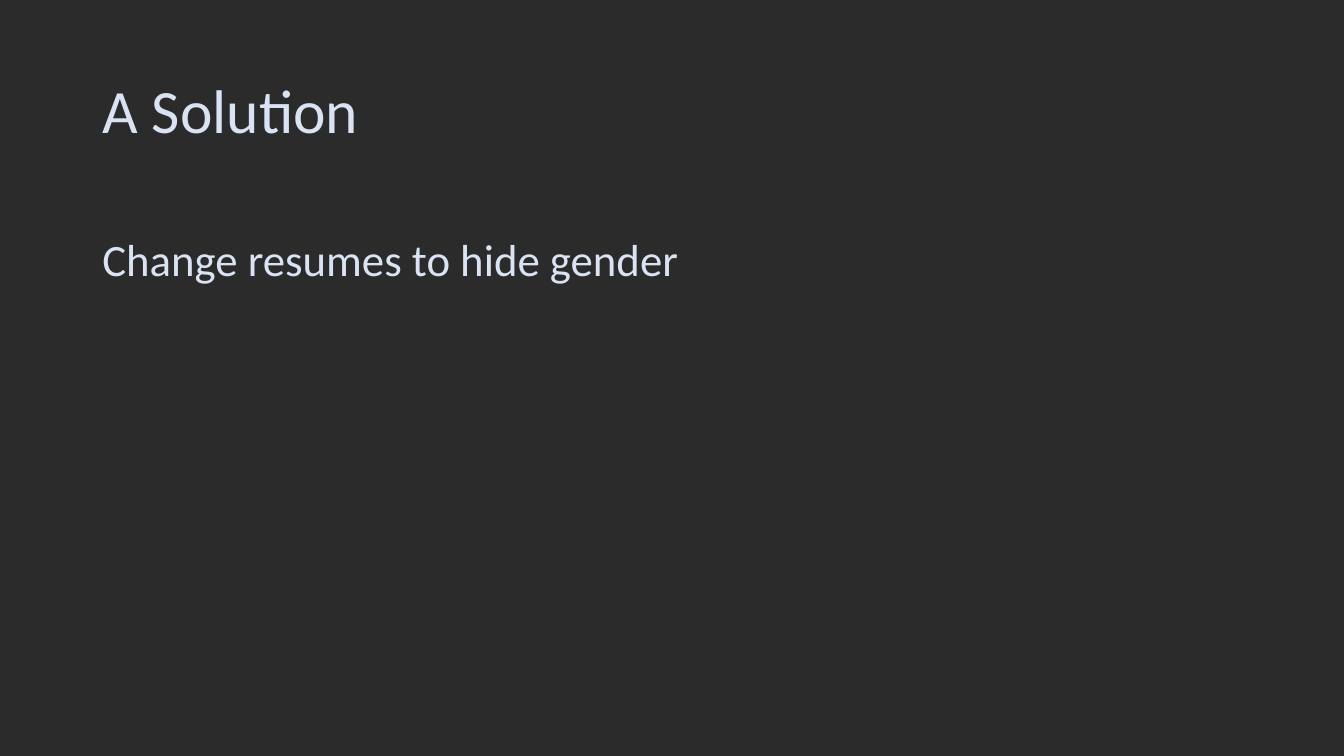
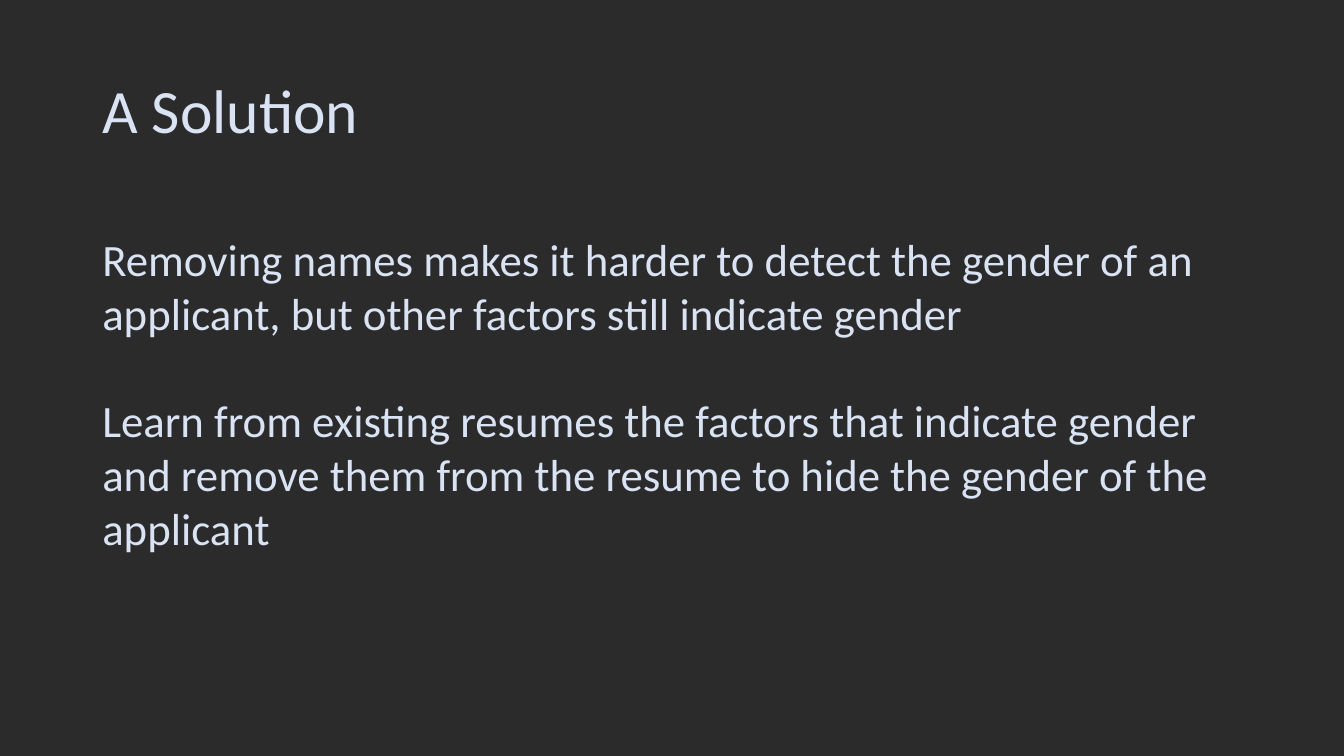
Before and after one commit to yurilavinas/ai_big_data_quantum_compution, a slide deck: slide 3 of DegenderisePresentation.pptx. Drawn at 1344x756 pixels with LibreOffice and Linux fonts; fonts in the diff are those of the drawing; background and template pictures are left out; a plain dark background stands for a picture behind light text. Boxes give left, top, right and bottom in pixels: in the first picture for what was removed or moved away, otherwise in the second. Text is boxed around its words. In the diff, an @@ line names an element or a change of style, - is before the commit and + after.

```diff
--- a/DegenderisePresentation.pptx
+++ b/DegenderisePresentation.pptx
@@ text at box(102, 245, 1208, 553): text changed @@
-Change resumes to hide gender
+Removing names makes it harder to detect the gender of an applicant, but other factors still indicate gender
+Learn from existing resumes the factors that indicate gender and remove them from the resume to hide the gender of the applicant
```
Also in this commit, not shown: 2 other slides changed, 1 slide added, 1 slide removed.
